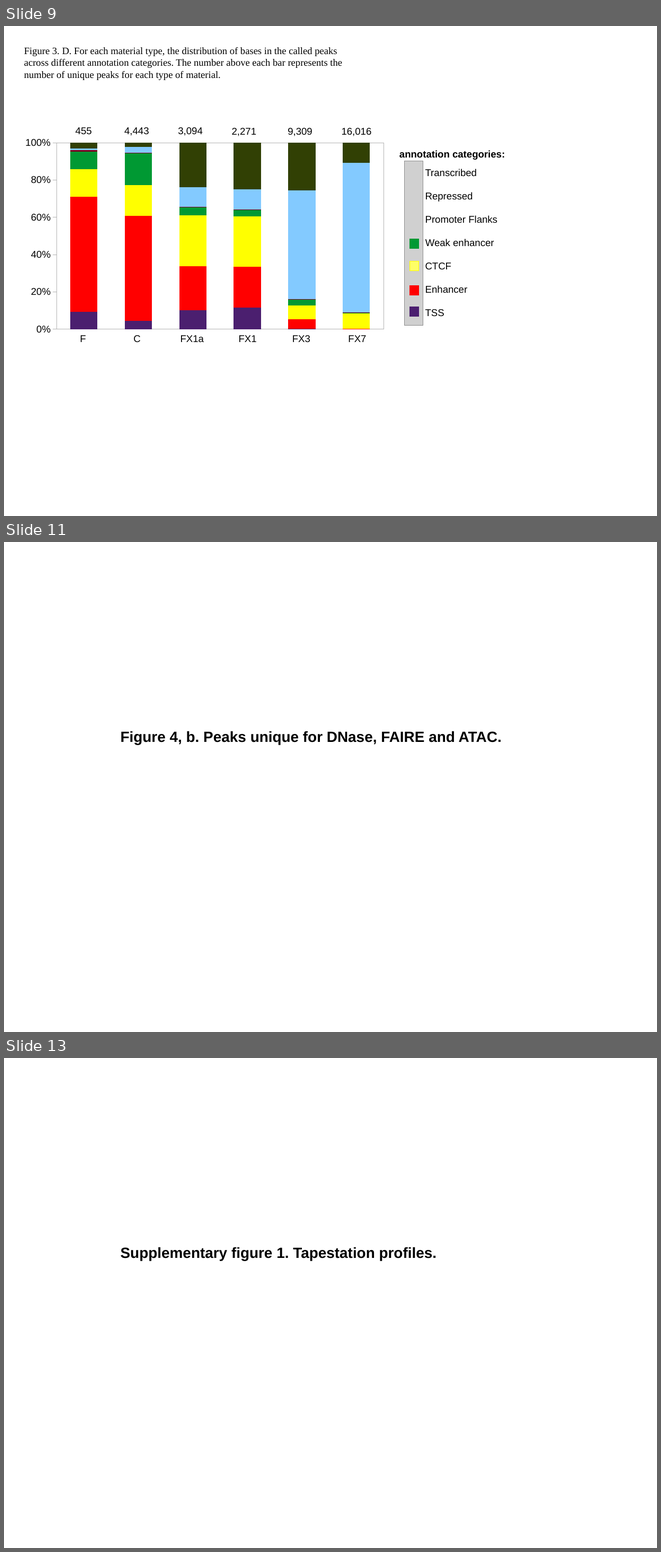
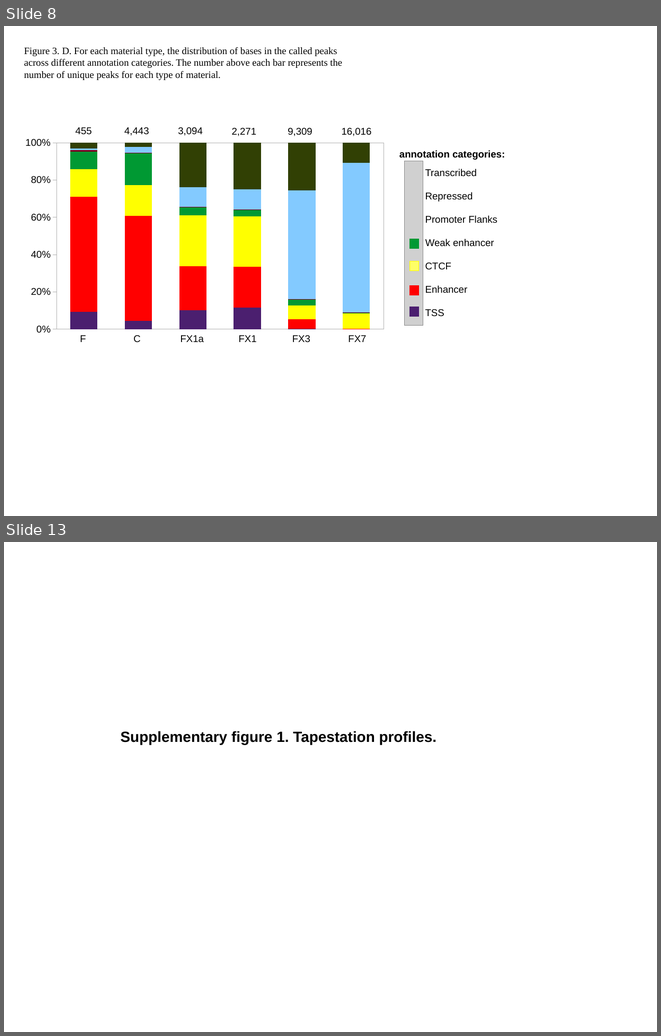
Before and after one commit to jknightlab/ATACseq_pipeline, a slide deck: Core_manuscript/Paper/Figures/ATAC_figures.odp. Shown one above the other, each under a label of ours: slides 9, 11 and 13 before the commit, slides 8 and 13 after it; the slides between them are not shown. The pictures are 661x1552 and 661x1036 pixels, drawn with LibreOffice and Linux fonts; fonts in the diff are those of the drawing; grey boxes stand for pictures. Boxes give left, top, right and bottom in pixels: in the first picture for what was removed or moved away, otherwise in the second. Text is boxed around its words. In the diff, an @@ line names an element or a change of style, - is before the commit and + after.

Commit message:
added figures about DNase

```diff
--- a/Core_manuscript/Paper/Figures/ATAC_figures.odp
+++ b/Core_manuscript/Paper/Figures/ATAC_figures.odp
@@ slide 11 removed at <box>4,542,657,1032</box>, background #FFFFFF @@
@@ text removed at <box>121,731,502,744</box> @@
-Figure 4, b. Peaks unique for DNase, FAIRE and ATAC.
@@ what was slide 9 is now slide 8 @@
```
Also in this commit, not shown: 7 slides changed, 4 slides added, 2 other slides removed.
